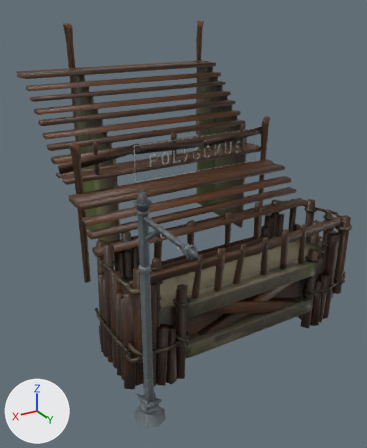
The FBX model Assets/3D/staticMeshes/Enviroment/SM_WBT_stadiumDoor_low.fbx: old version first, new version second.
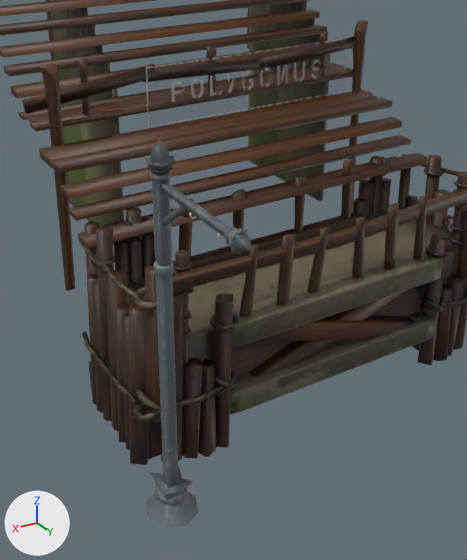
There are two pictures of each version: one whole from a 50 mm lens placed at (5.9, 14.1, 12.8), pointed at (-4.1, -2.6, 4.4), one close up on the part from 12% to 90% of the width and 23% to 100% of the height. Arrows for +X, +Y and +Z are at lower left; the lights stay in place. The older version's two pictures come first.

Script lines for the objects in view, before the commit:
```python
me_sm_wbt_door = bpy.data.meshes.new('SM_WBT_Door')
me_sm_wbt_door.from_pydata(...)  # 4365 vertices, 4234 faces; spans x -10.4..0.6, y -10.8..5.0, z 0.0..12.0
# faces by material slot: [3571, 1, 662]
me_sm_wbt_door.materials.append(mat_door)  # picture img_m_wbt_door_basecolor_png
me_sm_wbt_door.materials.append(mat_banners)
me_sm_wbt_door.materials.append(mat_wood)  # picture img_m_wbt_wood_basecolor_png
ob_sm_wbt_stadiumdoor_low = bpy.data.objects.new('SM_WBT_stadiumDoor_low', me_sm_wbt_door)
ob_sm_wbt_stadiumdoor_low.location = (0.0, 0.0, 0.0)
```
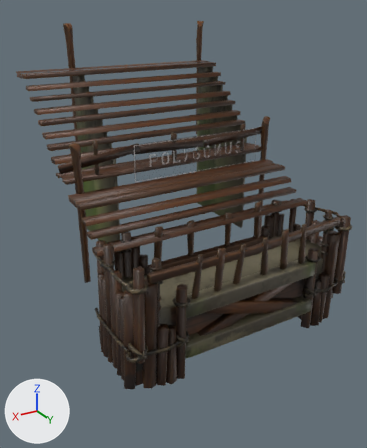
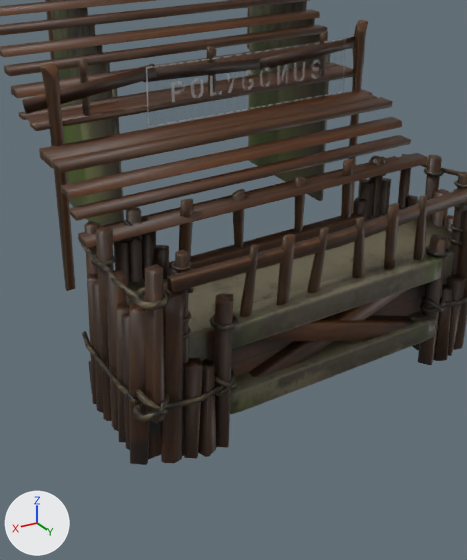
The newer file is also turned or shifted as a whole; pictures and numbers use the older file's frame.

Pixel boxes (x1, y1, x2, y2) of what changed, in the close-ups (467 x 560 px):
'SM_WBT_stadiumDoor_low', reshaped
    before: (0, 0, 467, 528)
    after: (0, 0, 467, 465)
part 1 of me_sm_wbt_door, deleted
    before: (144, 139, 252, 528)

Edits to the bpy script that builds the scene:
```text
Change me_sm_wbt_door:
    used by ob_sm_wbt_stadiumdoor_low; location = (0.0, 0.0, 0.0)
    remove me_sm_wbt_door.from_pydata(...)  # 4365 vertices, 4234 faces; spans x -10.4..0.6, y -10.8..5.0, z 0.0..12.0
    add me_sm_wbt_door.from_pydata(...)  # 3706 vertices, 3572 faces; spans x -10.4..0.3, y -10.8..1.2, z 0.0..12.0
    me_sm_wbt_door part 1: 16 loose pieces with 659 vertices, spanning x -0.5..0.6, y 1.5..5.0, z 0.0..8.1, are deleted
    remove me_sm_wbt_door.materials.append(mat_wood)  # picture img_m_wbt_wood_basecolor_png
```
